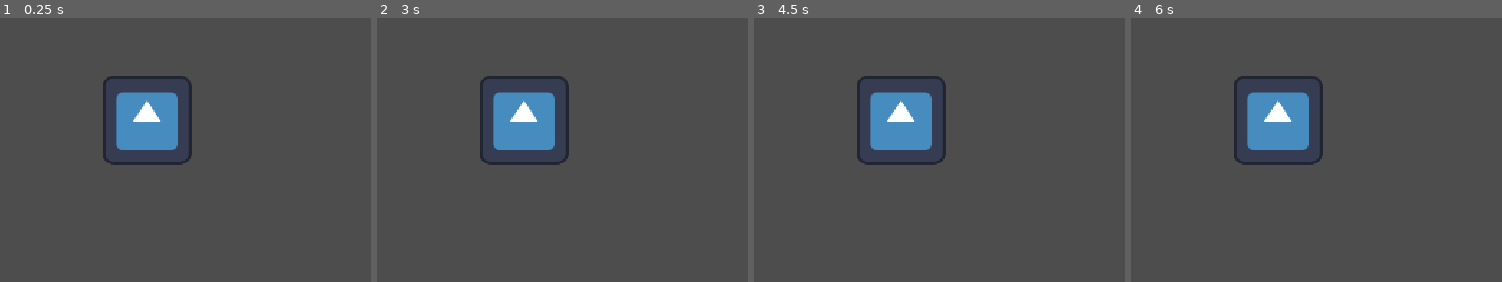
Above: before the commit, frames 1-4 (left to right).
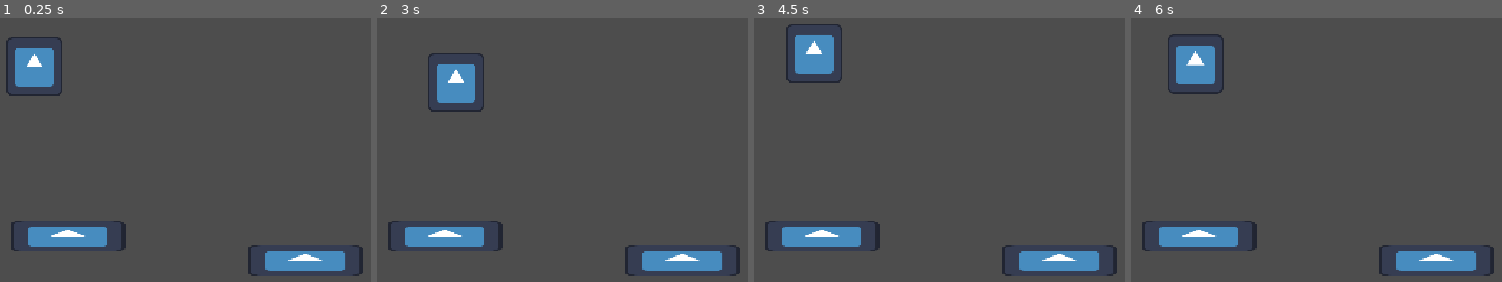
Above: after the commit, the same moments.

Repository: witenson-cmyk/cyBar-tender
Game: Godot game, scene res://node_2d.tscn
The game is run twice, just before and just after one commit, with the same random seed, the same clock (stepped at 60 frames per second) and the same inputs. Before the commit the project has no main scene; this scene is started directly in both runs. The engine's default icon, where the game draws it, is replaced by a stand-in: a white triangle on a blue panel in a dark square.
Inputs (mouse positions are in pixels of both pictures, inside the frame that each line leads up to):
- Up to frame 1 (0.25 s): no input
- Up to frame 2 (3 s): click (410, 65) at 0.52 s; click (410, 65) at 1.27 s; click (410, 65) at 2.02 s; tap Enter at 2.75 s; move the mouse to (outside the picture) at 2.77 s
- Up to frame 3 (4.5 s): move the mouse to (869, 258) at 3.52 s; tap Space at 4.25 s; move the mouse to (1106, 136) at 4.27 s
- Up to frame 4 (6 s): move the mouse to (outside the picture) at 5.02 s; tap Enter at 5.75 s; move the mouse to (outside the picture) at 5.77 s

The runs differ from the first frame. In frame 1, 10% of the frame differs, in the area x 1-98%, y 7-98%; in frame 2, 10%; in frame 3, 10%; in frame 4, 11%, in the area x 2-98%, y 6-98%.

Commit message:
basic drag and drop

Diff:
--- a/node_2d.tscn
+++ b/node_2d.tscn
@@ -1,17 +1,68 @@
 [gd_scene format=3 uid="uid://da20ueryll755"]
 
+[ext_resource type="Script" uid="uid://niupk8jqks5a" path="res://object.gd" id="1_0e48y"]
 [ext_resource type="Texture2D" uid="uid://dny8qq63v8p6l" path="res://icon.svg" id="1_wtcfe"]
 
 [sub_resource type="RectangleShape2D" id="RectangleShape2D_3n2aa"]
-size = Vector2(139, 137)
+size = Vector2(82.5, 88.5)
+
+[sub_resource type="RectangleShape2D" id="RectangleShape2D_rp3bj"]
+size = Vector2(189, 202.75)
 
 [node name="Node2D" type="Node2D" unique_id=2027772063]
 
-[node name="Area2D" type="Area2D" parent="." unique_id=729439785]
-position = Vector2(393, 157)
+[node name="object" type="Area2D" parent="." unique_id=729439785]
+z_index = 1
+position = Vector2(231, 80)
+script = ExtResource("1_0e48y")
 
-[node name="CollisionShape2D" type="CollisionShape2D" parent="Area2D" unique_id=13563054]
+[node name="CollisionShape2D" type="CollisionShape2D" parent="object" unique_id=13563054]
+z_index = 1
 shape = SubResource("RectangleShape2D_3n2aa")
 
-[node name="Sprite2D" type="Sprite2D" parent="Area2D/CollisionShape2D" unique_id=542284383]
+[node name="Sprite2D" type="Sprite2D" parent="object/CollisionShape2D" unique_id=542284383]
+z_index = 1
+scale = Vector2(0.6357421, 0.67089844)
 texture = ExtResource("1_wtcfe")
+
+[node name="Button" type="Button" parent="object/CollisionShape2D/Sprite2D" unique_id=450019686]
+self_modulate = Color(1.6197081, 1.6197081, 1.6197081, 0)
+z_index = 1
+anchors_preset = -1
+anchor_right = 1.039
+anchor_bottom = 1.0
+offset_left = -68.0
+offset_top = -68.0
+offset_right = -63.992004
+offset_bottom = -60.0
+grow_horizontal = 2
+grow_vertical = 2
+action_mode = 0
+metadata/_edit_use_anchors_ = true
+
+[node name="place" type="Area2D" parent="." unique_id=206422528]
+position = Vector2(278, 262)
+metadata/place = true
+
+[node name="CollisionShape2D" type="CollisionShape2D" parent="place" unique_id=1995772240]
+shape = SubResource("RectangleShape2D_rp3bj")
+
+[node name="Sprite2D" type="Sprite2D" parent="place/CollisionShape2D" unique_id=1437467101]
+position = Vector2(0.9999999, 62.249992)
+scale = Vector2(1.296875, 0.3515625)
+texture = ExtResource("1_wtcfe")
+
+[node name="place2" type="Area2D" parent="." unique_id=234050133]
+position = Vector2(620, 297)
+metadata/place = true
+
+[node name="CollisionShape2D" type="CollisionShape2D" parent="place2" unique_id=1942718488]
+shape = SubResource("RectangleShape2D_rp3bj")
+
+[node name="Sprite2D" type="Sprite2D" parent="place2/CollisionShape2D" unique_id=1460746787]
+position = Vector2(0.9999999, 62.249992)
+scale = Vector2(1.296875, 0.3515625)
+texture = ExtResource("1_wtcfe")
+
+[connection signal="button_down" from="object/CollisionShape2D/Sprite2D/Button" to="object" method="_on_button_button_down"]
+[connection signal="button_up" from="object/CollisionShape2D/Sprite2D/Button" to="object" method="_on_button_button_up"]
--- /dev/null
+++ b/object.gd
@@ -0,0 +1,31 @@
+extends Area2D
+
+var dragging = false
+var off = Vector2(0,0)
+var lastok=global_position
+
+# Called when the node enters the scene tree for the first time.
+func _ready() -> void:
+	pass # Replace with function body.
+
+
+# Called every frame. 'delta' is the elapsed time since the previous frame.
+func _process(delta: float) -> void:
+	if dragging:
+		position = get_global_mouse_position()-off
+	else:
+		position=lerp(position,lastok,.2)
+
+
+func _on_button_button_down() -> void:
+	dragging = true
+	off = get_global_mouse_position() - global_position
+
+
+func _on_button_button_up() -> void:
+	dragging = false
+	var placed=get_overlapping_areas()
+	if(placed!=null):
+		for thing in placed:
+			if thing.get_meta("place")==true:
+				lastok=thing.global_position
--- a/project.godot
+++ b/project.godot
@@ -11,6 +11,7 @@
 [application]
 
 config/name="cyBar:tender"
+run/main_scene="uid://da20ueryll755"
 config/features=PackedStringArray("4.7", "Forward Plus")
 config/icon="res://icon.svg"
 
Not shown, added: object.gd.uid
